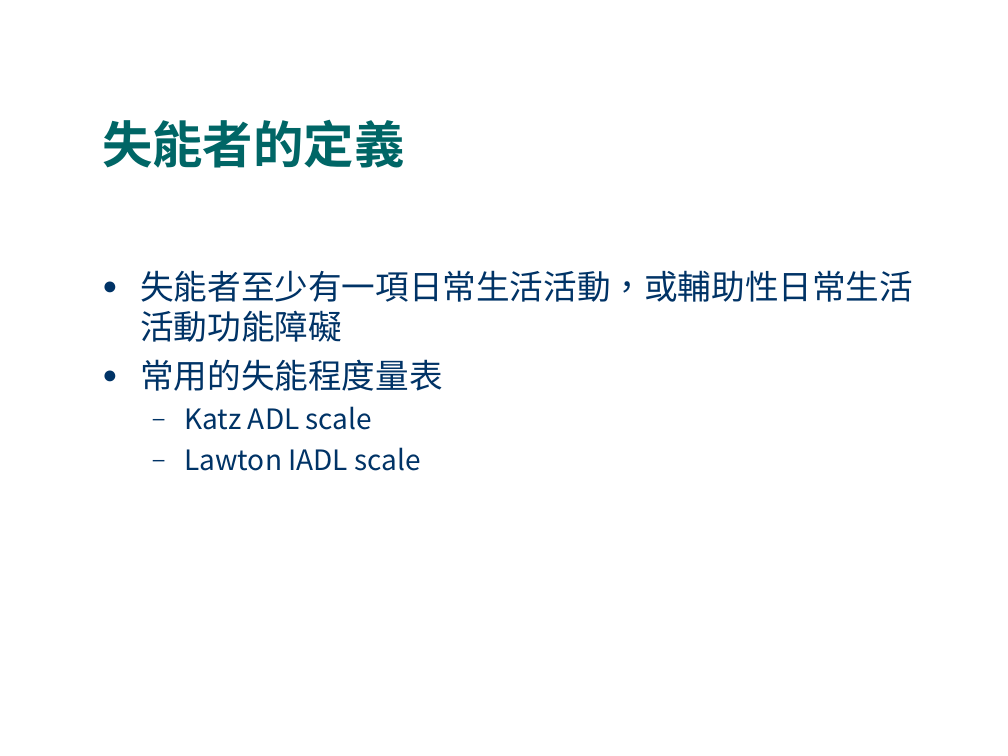
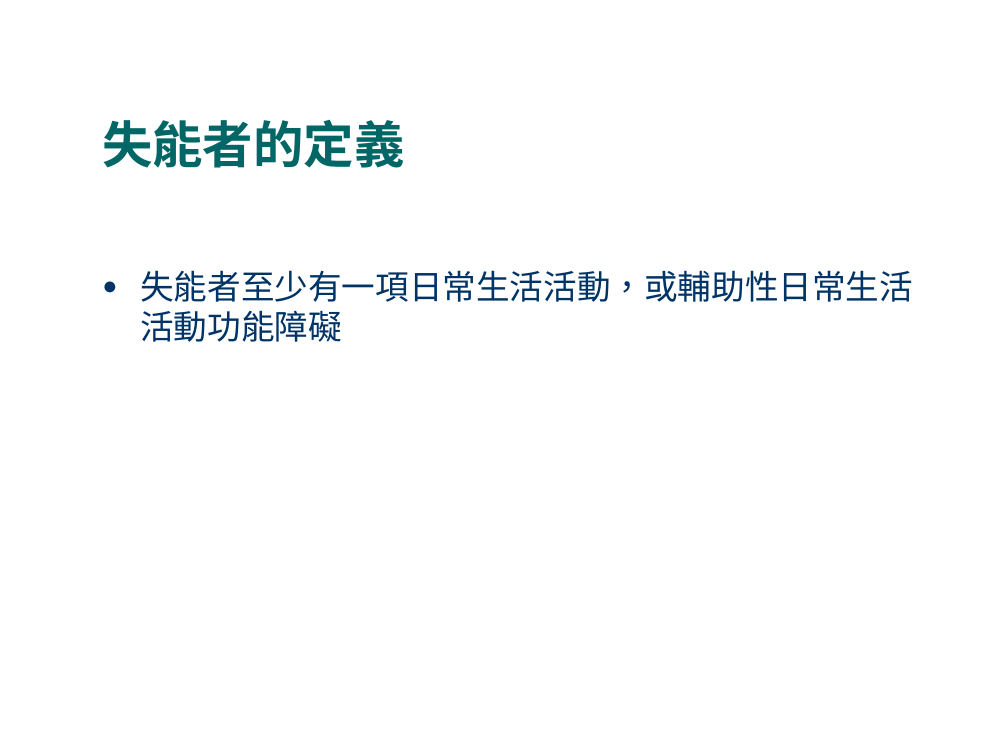
Before and after one commit to fhopecc/stxt, a slide deck: slide 5 of doc/tutorial/home_care.odp. Drawn at 1008x756 pixels with LibreOffice and Linux fonts; fonts in the diff are those of the drawing. Boxes give left, top, right and bottom in pixels: in the first picture for what was removed or moved away, otherwise in the second. Text is boxed around its words. In the diff, an @@ line names an element or a change of style, - is before the commit and + after.

```diff
--- a/doc/tutorial/home_care.odp
+++ b/doc/tutorial/home_care.odp
@@ text at [140,359,442,471]: paragraphs removed @@
-● 常用的失能程度量表
-  – Katz ADL scale
-  – Lawton IADL scale
```
Also in this commit, not shown: 8 other slides changed.
